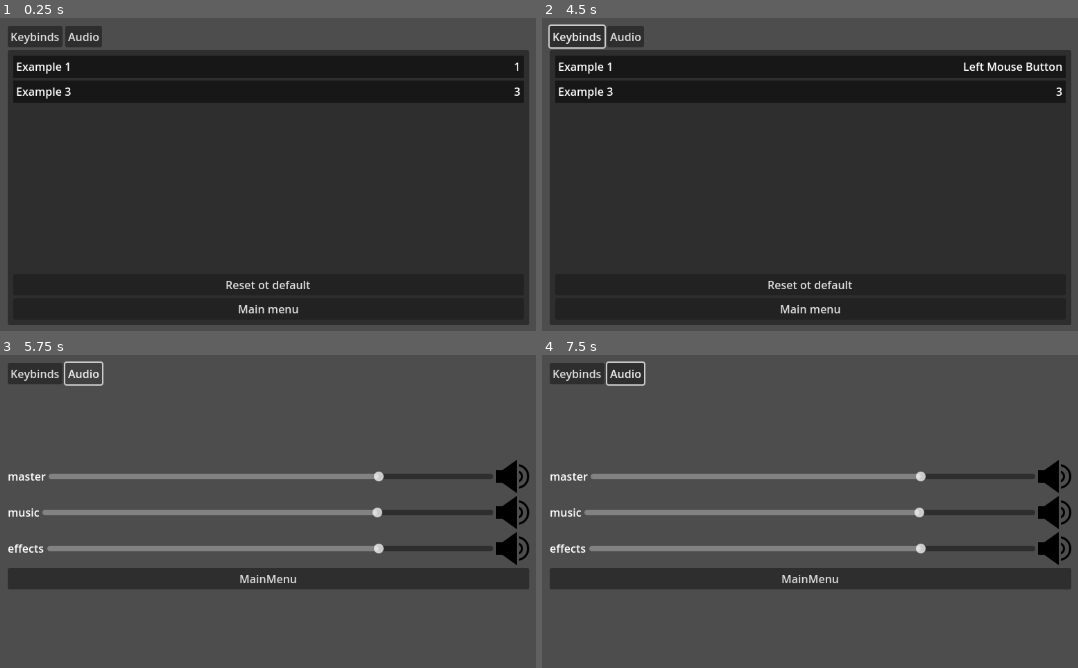
Above: before the commit, frames 1-4 (two rows, left to right).
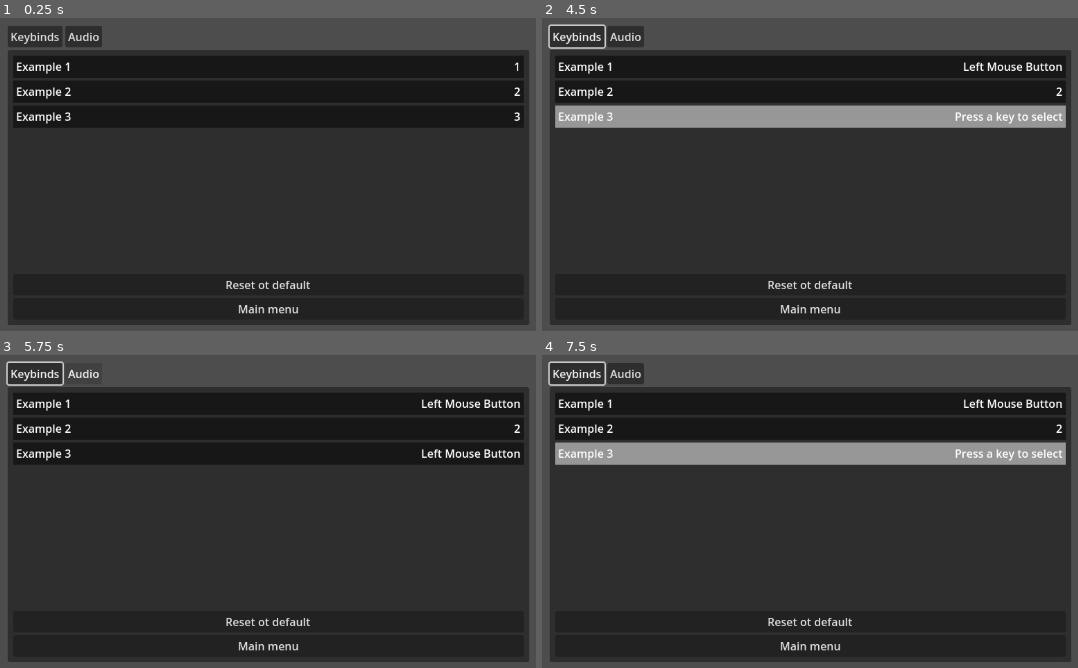
Above: after the commit, the same moments.

Repository: SytonK/settings-and-menus
Game: Godot game, scene res://src/UI/menus/settings/settings_menu.tscn
The game is run twice, just before and just after one commit, with the same random seed, the same clock (stepped at 60 frames per second) and the same inputs. This scene is started directly instead of the project's main scene.
Inputs (mouse positions are in pixels of both pictures, inside the frame that each line leads up to):
- Up to frame 1 (0.25 s): no input
- Up to frame 2 (4.5 s): click "Keybinds" at 0.5 s; click "Audio" at 1.25 s; click "Keybinds" at 2 s; click (810, 68) at 2.75 s; click (810, 93) at 3.52 s; click (810, 118) at 4.27 s
- Up to frame 3 (5.75 s): click "Audio" at 5 s
- Up to frame 4 (7.5 s): click (810, 405) at 5.77 s; click (810, 430) at 6.52 s; click (810, 455) at 7.27 s

The runs differ from the first frame. In frame 1, 0.2% of the frame differs, in the area x 3-98%, y 22-34%; in frame 2, 7.0%; in frame 3, 77%, in the area x 1-99%, y 1-99%; in frame 4, 77%.

Commit message:
save keybind

Diff:
--- a/resources/config/config_file_handler.gd
+++ b/resources/config/config_file_handler.gd
@@ -41,6 +41,16 @@
 
 
 func _set_default_keybind_settings() -> void:
-	config_file.set_value("keybind", "example1", 1)
-	config_file.set_value("keybind", "example2", 2)
-	config_file.set_value("keybind", "example3", 3)
+	config_file.set_value("keybind", "example1", '1')
+	config_file.set_value("keybind", "example2", '2')
+	config_file.set_value("keybind", "example3", '3')
+
+func save_keybinding(action: String, event: InputEvent):
+	var event_str
+	if event is InputEventKey:
+		event_str = OS.get_keycode_string(event.physical_keycode)
+	elif event is InputEventMouseButton:
+		event_str = 'mouse_' + str(event.button_index)
+
+	config_file.set_value('keybind', action, event_str)
+	config_file.save(SETTINGS_FILE_PATH)
--- a/src/UI/menus/settings/keybind/input_actions_to_rebind.gd
+++ b/src/UI/menus/settings/keybind/input_actions_to_rebind.gd
@@ -2,6 +2,6 @@
 
 const input_actions = {
 	'example1': 'Example 1',
-	#'example2': 'Example 2',
+	'example2': 'Example 2',
 	'example3': 'Example 3',
 }
--- a/src/UI/menus/settings/keybind/keybind_menu.gd
+++ b/src/UI/menus/settings/keybind/keybind_menu.gd
@@ -24,6 +24,7 @@
 
 			InputMap.action_erase_events(remapping_button.action_name)
 			InputMap.action_add_event(remapping_button.action_name, event)
+			ConfigFileHandler.save_keybinding(remapping_button.action_name, event)
 			remapping_button.is_remapping =  false
 			remapping_button = null
 
